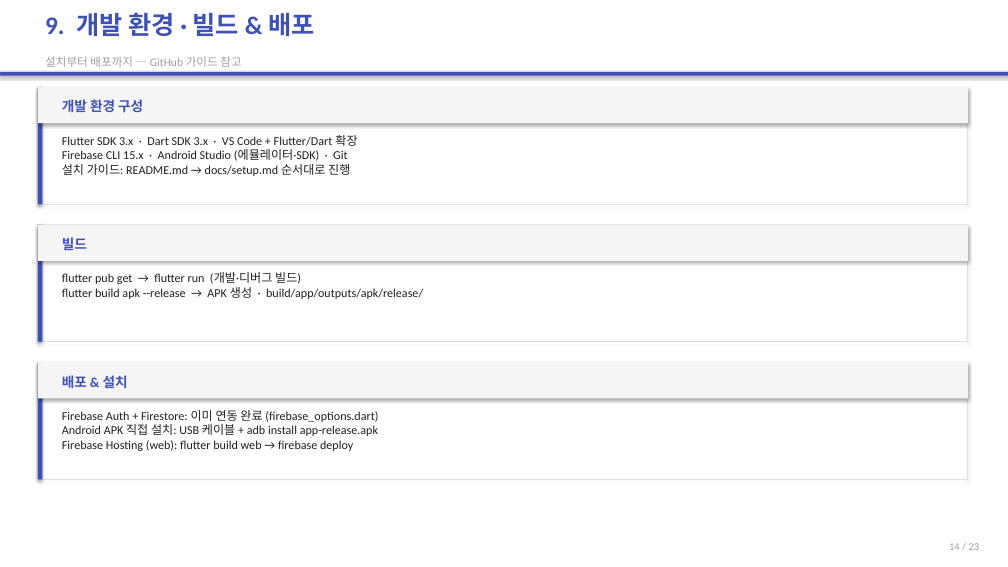
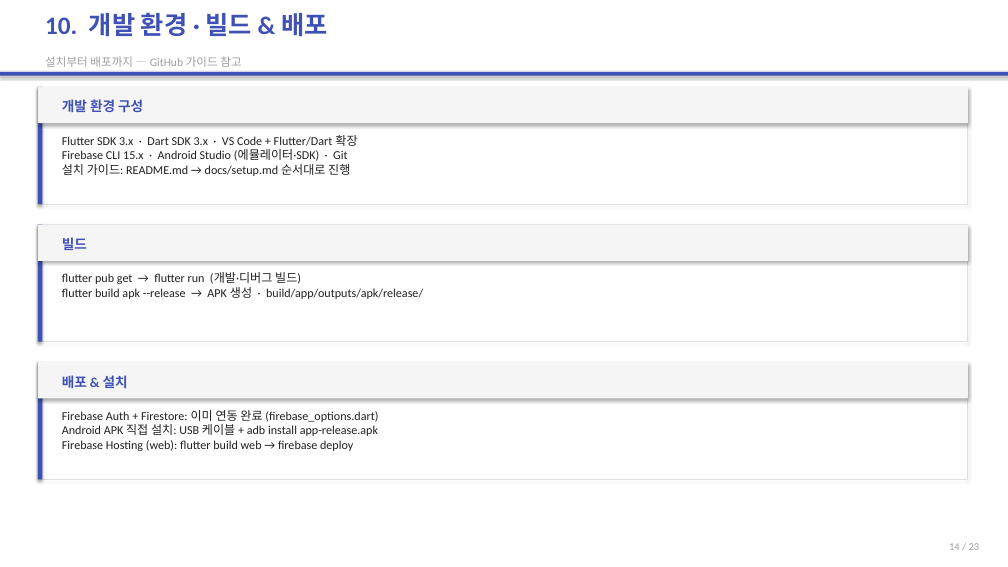
Before and after one commit to 2022136020/project_c, a slide deck: slide 14 of portfolio-tracker/presentation/portfolio-tracker-final.pptx. Drawn at 1008x567 pixels with LibreOffice and Linux fonts; fonts in the diff are those of the drawing. Boxes give left, top, right and bottom in pixels: in the first picture for what was removed or moved away, otherwise in the second. Text is boxed around its words. In the diff, an @@ line names an element or a change of style, - is before the commit and + after.

```diff
--- a/portfolio-tracker/presentation/portfolio-tracker-final.pptx
+++ b/portfolio-tracker/presentation/portfolio-tracker-final.pptx
@@ text at bbox=[45, 12, 327, 37]: text changed @@
-9. 개발 환경 · 빌드 & 배포
+10. 개발 환경 · 빌드 & 배포
```
Also in this commit, not shown: 13 other slides changed, 1 other file.
